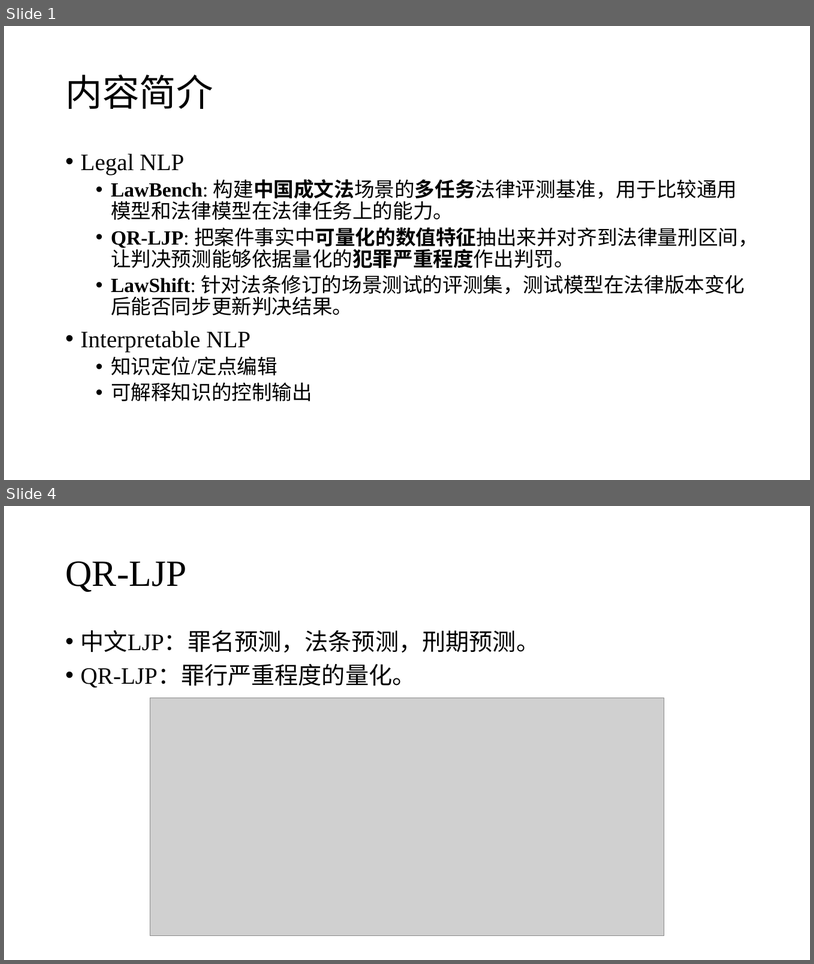
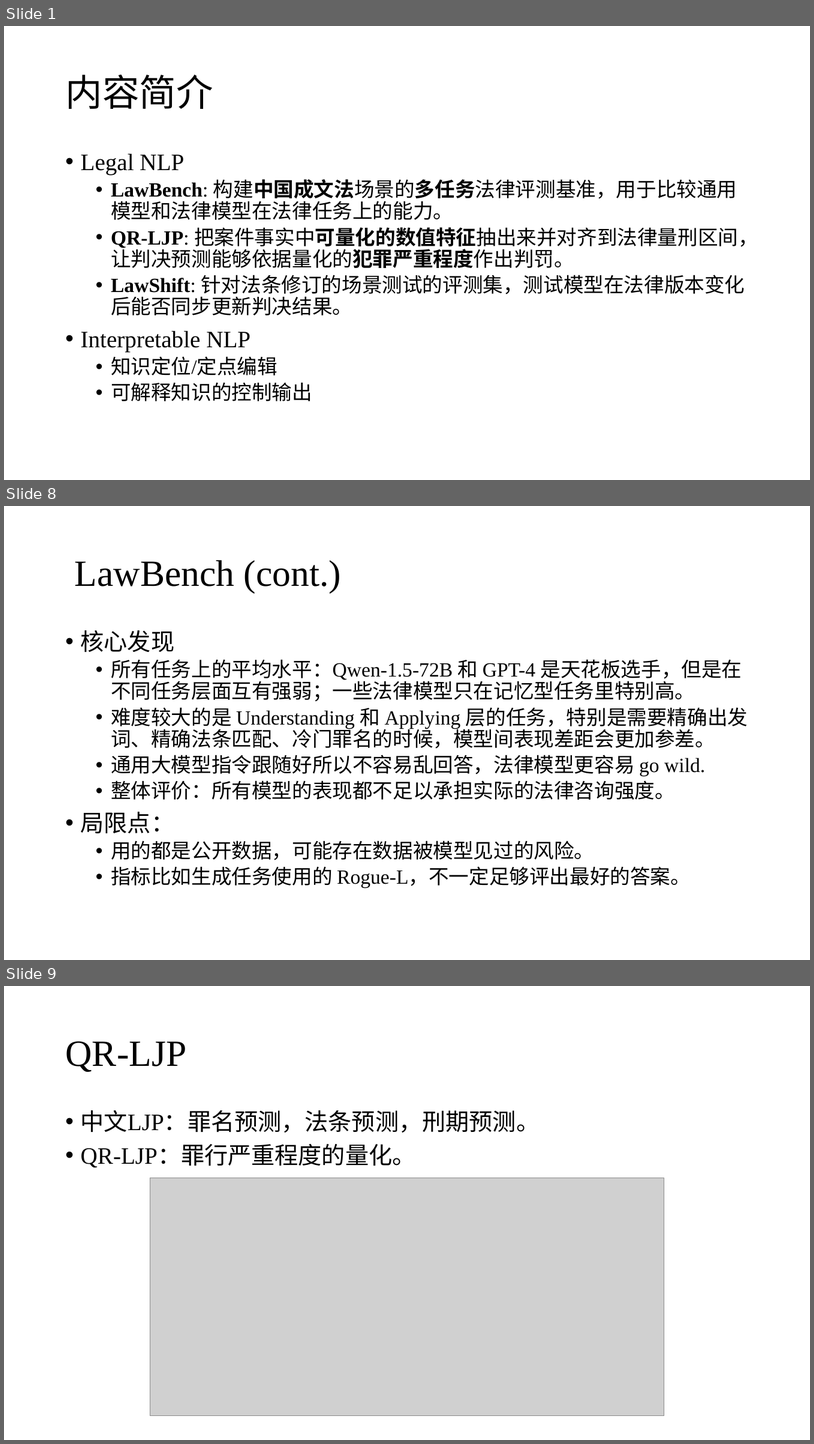
Before and after one commit to zhuohan9036/research_general_materials, a slide deck: legal_ai/20251107_intro_legal_ai_works.pptx. Shown one above the other, each under a label of ours: slides 1 and 4 before the commit, slides 1, 8 and 9 after it; the slides between them are not shown. The pictures are 814x964 and 814x1444 pixels, drawn with LibreOffice and Linux fonts; fonts in the diff are those of the drawing; grey boxes stand for pictures. Boxes give left, top, right and bottom in pixels: in the first picture for what was removed or moved away, otherwise in the second. Text is boxed around its words. In the diff, an @@ line names an element or a change of style, - is before the commit and + after.

```diff
--- a/legal_ai/20251107_intro_legal_ai_works.pptx
+++ b/legal_ai/20251107_intro_legal_ai_works.pptx
@@ slide 8 added at bbox=[4, 506, 810, 960], background #FFFFFF @@
@@ title added at bbox=[75, 560, 341, 592], 44 pt, text #000000 @@
+LawBench (cont.)
@@ text added at bbox=[81, 630, 748, 888], 24 pt, text #000000 @@
+• 核心发现
+  • 所有任务上的平均水平：Qwen-1.5-72B 和 GPT-4 是天花板选手，但是在不同任务层面互有强弱；一些法律模型只在记忆型任务里特别高。
+  • 难度较大的是 Understanding 和 Applying 层的任务，特别是需要精确出发词、精确法条匹配、冷门罪名的时候，模型间表现差距会更加参差。
+  • 通用大模型指令跟随好所以不容易乱回答，法律模型更容易 go wild.
+  • 整体评价：所有模型的表现都不足以承担实际的法律咨询强度。
+• 局限点：
+  • 用的都是公开数据，可能存在数据被模型见过的风险。
+  • 指标比如生成任务使用的 Rogue-L，不一定足够评出最好的答案。
@@ what was slide 4 is now slide 9 @@
```
Also in this commit, not shown: 2 slides changed, 4 other slides added, 1 other file.
